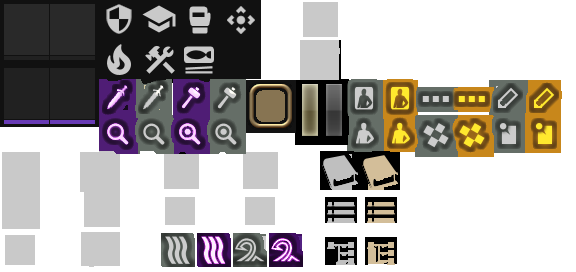
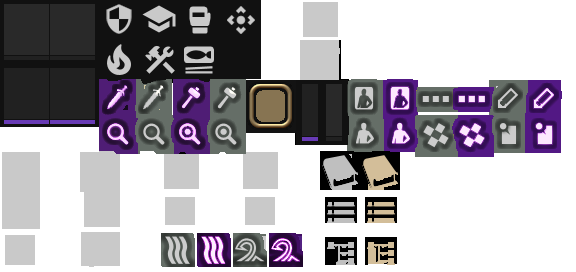
Two versions of the same layered image (w=576, h=272). Layer-by-layer changes:
added group "??? button" with 3 layers above "glow icon" over <box>296,80,349,145</box>
added layer "right" in group "??? button" over <box>302,84,342,141</box>
added layer "left" in group "??? button" over <box>302,84,318,136</box>
added layer "background" (4th of 4, in "??? button") in group "??? button" over <box>296,80,349,145</box>
added layer "6.1 glow icon" above "6.1 new icon" over <box>390,86,554,147</box>
added layer "6.1 new icon" above "glow icon background" over <box>383,79,562,157</box>
